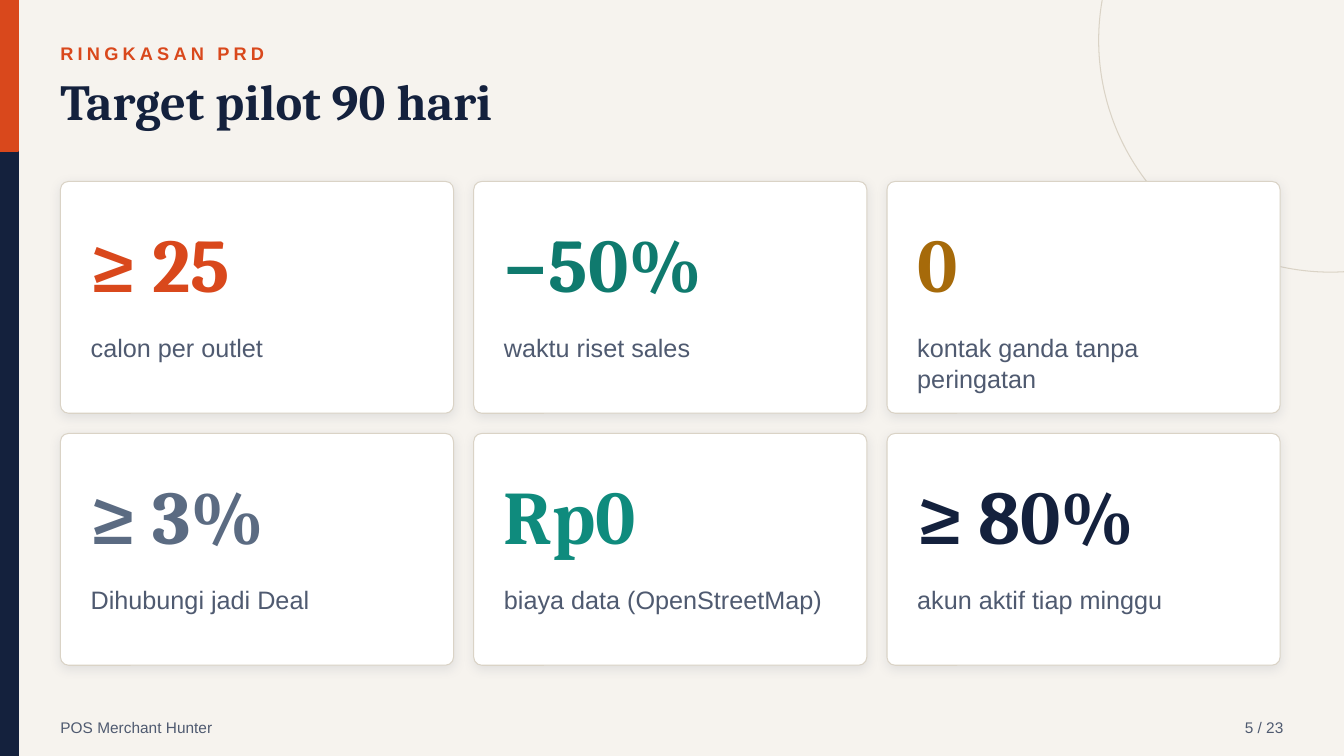
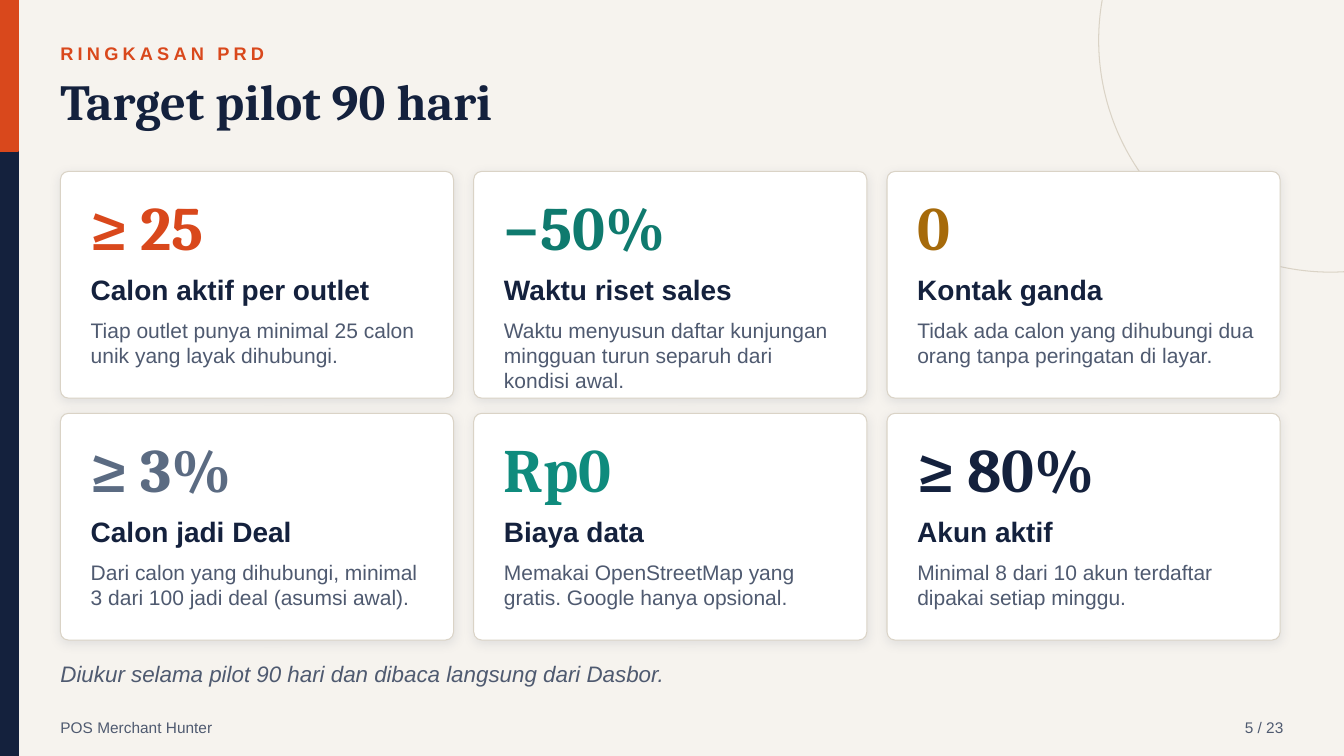
Before and after one commit to ziancuk/merchant-hunter, a slide deck: slide 5 of POS-Merchant-Hunter_Presentasi-Manajemen.pptx. Drawn at 1344x756 pixels with LibreOffice and Linux fonts; fonts in the diff are those of the drawing. Boxes give left, top, right and bottom in pixels: in the first picture for what was removed or moved away, otherwise in the second. Text is boxed around its words. In the diff, an @@ line names an element or a change of style, - is before the commit and + after.

```diff
--- a/POS-Merchant-Hunter_Presentasi-Manajemen.pptx
+++ b/POS-Merchant-Hunter_Presentasi-Manajemen.pptx
@@ rounded rectangle: place and size @@
-rounded rectangle at (60, 181, 454, 413)
+rounded rectangle at (60, 171, 454, 398)
@@ rounded rectangle: place and size @@
-rounded rectangle at (474, 181, 867, 413)
+rounded rectangle at (474, 171, 867, 398)
@@ rounded rectangle: place and size @@
-rounded rectangle at (887, 181, 1280, 413)
+rounded rectangle at (887, 171, 1280, 398)
@@ text "≥ 25": place and size @@
-text "≥ 25" at (152, 240, 230, 293)
+text "≥ 25" at (141, 208, 204, 251)
@@ text "−50%": place and size @@
-text "−50%" at (504, 240, 702, 294)
+text "−50%" at (504, 208, 665, 252)
@@ text "0": place and size @@
-text "0" at (917, 240, 957, 293)
+text "0" at (917, 208, 950, 251)
@@ text at (91, 279, 369, 305): text changed; size 18 to 20 pt; text colour #4F5A70 to #14213D; bold on @@
-calon per outlet
+Calon aktif per outlet
@@ text at (504, 279, 732, 301): text changed; size 18 to 20 pt; text colour #4F5A70 to #14213D; bold on @@
-waktu riset sales
+Waktu riset sales
@@ text at (917, 279, 1103, 305): text changed; size 18 to 20 pt; text colour #4F5A70 to #14213D; bold on @@
-kontak ganda tanpa peringatan
+Kontak ganda
@@ text added at (91, 323, 414, 368), 15 pt, text #4F5A70 @@
+Tiap outlet punya minimal 25 calon unik yang layak dihubungi.
@@ text added at (504, 323, 827, 388), 15 pt, text #4F5A70 @@
+Waktu menyusun daftar kunjungan mingguan turun separuh dari kondisi awal.
@@ text added at (917, 323, 1254, 368), 15 pt, text #4F5A70 @@
+Tidak ada calon yang dihubungi dua orang tanpa peringatan di layar.
@@ rounded rectangle: place and size @@
-rounded rectangle at (474, 434, 867, 665)
+rounded rectangle at (60, 413, 454, 640)
@@ proportions changed in 6 elements at (60, 171, 454, 398), (60, 413, 454, 640), (474, 171, 867, 398), (887, 171, 1280, 398), (887, 413, 1280, 640), (474, 413, 867, 640) @@
@@ rounded rectangle: place and size @@
-rounded rectangle at (60, 434, 454, 665)
+rounded rectangle at (474, 413, 867, 640)
@@ rounded rectangle: place and size @@
-rounded rectangle at (887, 434, 1280, 665)
+rounded rectangle at (887, 413, 1280, 640)
@@ text "≥ 3%": place and size @@
-text "≥ 3%" at (152, 492, 264, 546)
+text "≥ 3%" at (141, 450, 232, 494)
@@ text "Rp0": place and size @@
-text "Rp0" at (504, 492, 636, 560)
+text "Rp0" at (504, 450, 612, 505)
@@ size 54 to 44 pt in 6 elements at (141, 208, 204, 251), (504, 208, 665, 252), (917, 208, 950, 251), (141, 450, 232, 494), (504, 450, 612, 505), (967, 450, 1094, 494) @@
@@ text "≥ 80%": place and size @@
-text "≥ 80%" at (979, 492, 1135, 546)
+text "≥ 80%" at (967, 450, 1094, 494)
@@ text at (91, 521, 291, 547): text changed; size 18 to 20 pt; text colour #4F5A70 to #14213D; bold on @@
-Dihubungi jadi Deal
+Calon jadi Deal
@@ text at (504, 521, 644, 547): text changed; size 18 to 20 pt; text colour #4F5A70 to #14213D; bold on @@
-biaya data (OpenStreetMap)
+Biaya data
@@ text at (917, 521, 1053, 543): text changed; size 18 to 20 pt; text colour #4F5A70 to #14213D; bold on @@
-akun aktif tiap minggu
+Akun aktif
@@ text added at (91, 565, 417, 610), 15 pt, text #4F5A70 @@
+Dari calon yang dihubungi, minimal 3 dari 100 jadi deal (asumsi awal).
@@ text added at (504, 565, 794, 610), 15 pt, text #4F5A70 @@
+Memakai OpenStreetMap yang gratis. Google hanya opsional.
@@ text added at (917, 565, 1212, 610), 15 pt, text #4F5A70 @@
+Minimal 8 dari 10 akun terdaftar dipakai setiap minggu.
@@ text added at (60, 666, 664, 687), 16 pt, text #4F5A70, italic @@
+Diukur selama pilot 90 hari dan dibaca langsung dari Dasbor.
```
Also in this commit, not shown: 1 other file.
